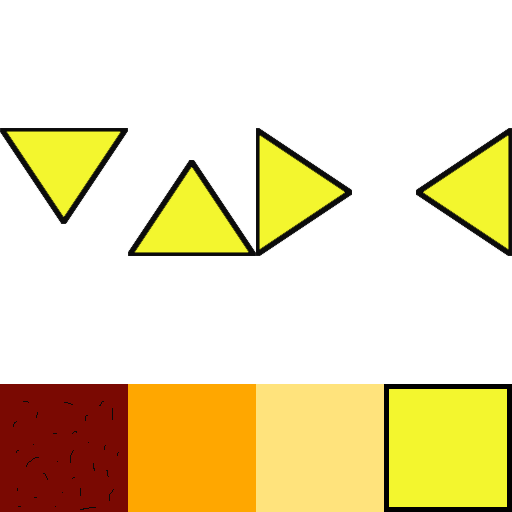
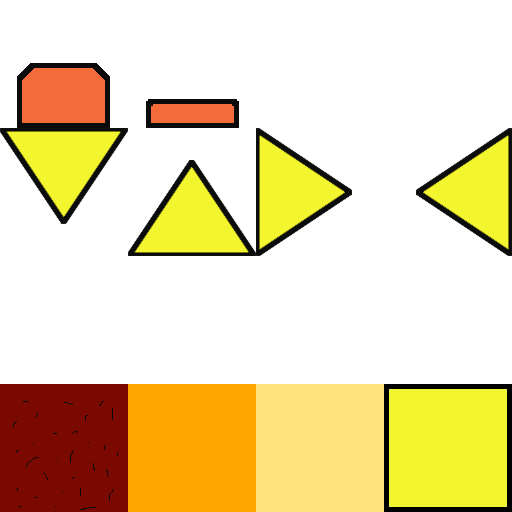
Layered file, before and after one edit (512x512). Changes by layer:
painted on "Background" over bbox(17, 63, 239, 128)
